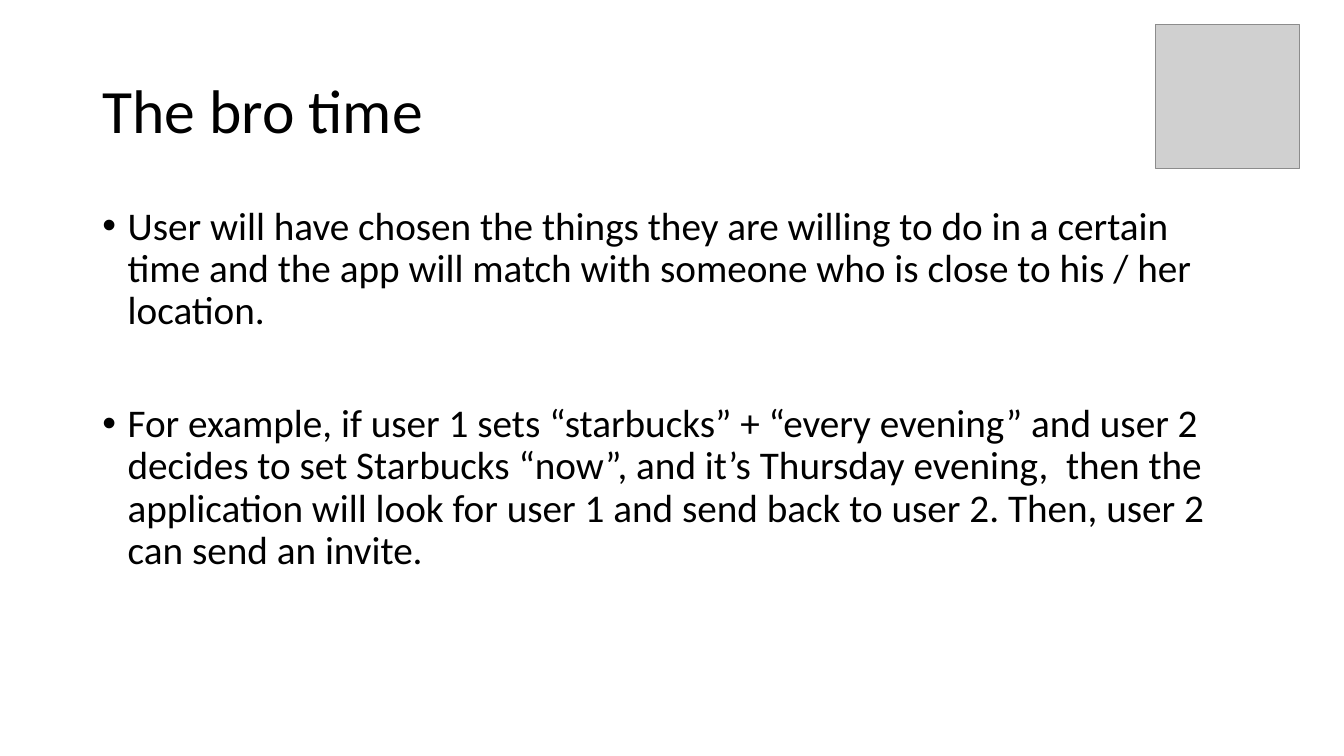
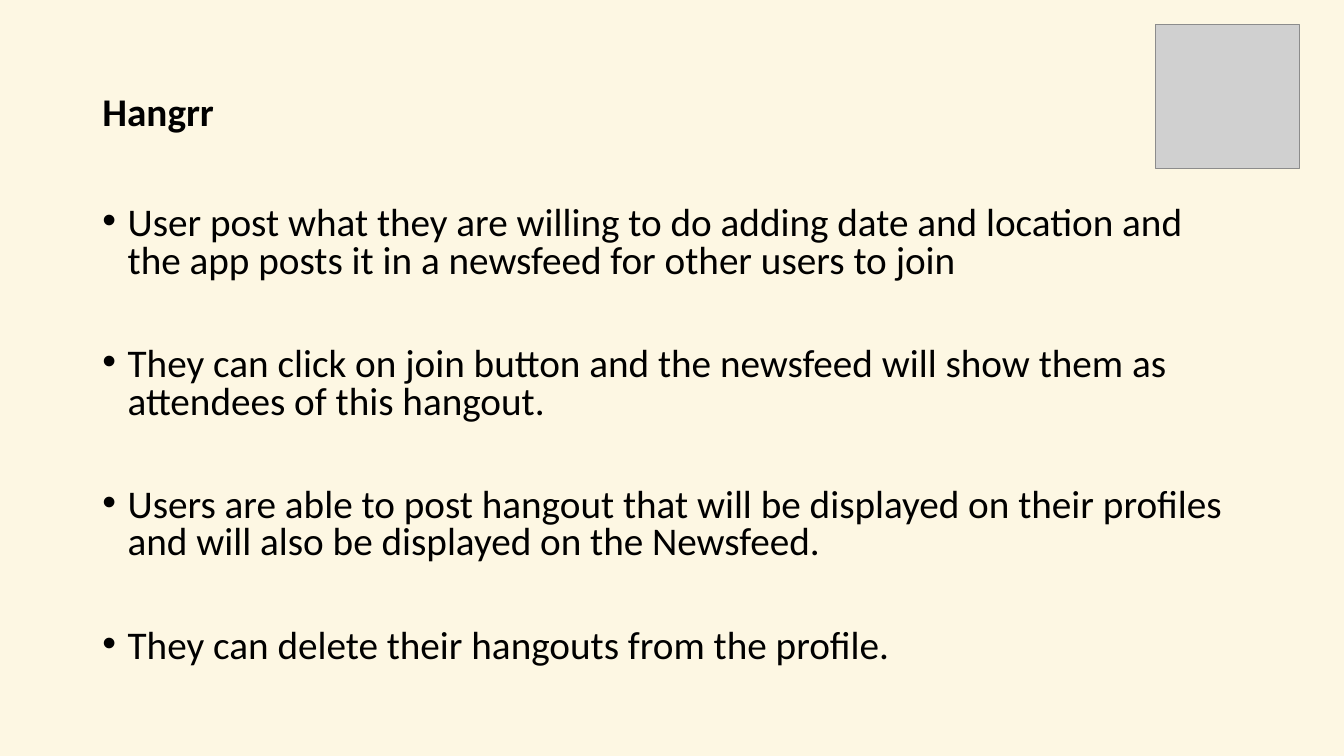
Before and after one commit to wcalil/project-2, a slide deck: slide 3 of hangrr.pptx. Drawn at 1344x756 pixels with LibreOffice and Linux fonts; fonts in the diff are those of the drawing; grey boxes stand for pictures. Boxes give left, top, right and bottom in pixels: in the first picture for what was removed or moved away, otherwise in the second. Text is boxed around its words. In the diff, an @@ line names an element or a change of style, - is before the commit and + after.

```diff
--- a/hangrr.pptx
+++ b/hangrr.pptx
@@ background #FFFFFF to #FDF7E3 @@
@@ title at [102, 100, 213, 133]: text changed; size 44 to 28 pt; bold on @@
-The bro time
+Hangrr
@@ text at [128, 208, 1222, 666]: text changed @@
-• User will have chosen the things they are willing to do in a certain time and the app will match with someone who is close to his / her location.
-• For example, if user 1 sets “starbucks” + “every evening” and user 2 decides to set Starbucks “now”, and it’s Thursday evening, then the application will look for user 1 and send back to user 2. Then, user 2 can send an invite.
+• User post what they are willing to do adding date and location and the app posts it in a newsfeed for other users to join
+• They can click on join button and the newsfeed will show them as attendees of this hangout.
+• Users are able to post hangout that will be displayed on their profiles and will also be displayed on the Newsfeed.
+• They can delete their hangouts from the profile.
```
Also in this commit, not shown: 4 other slides changed, 1 slide added, 3 slides removed, 2 other files.
